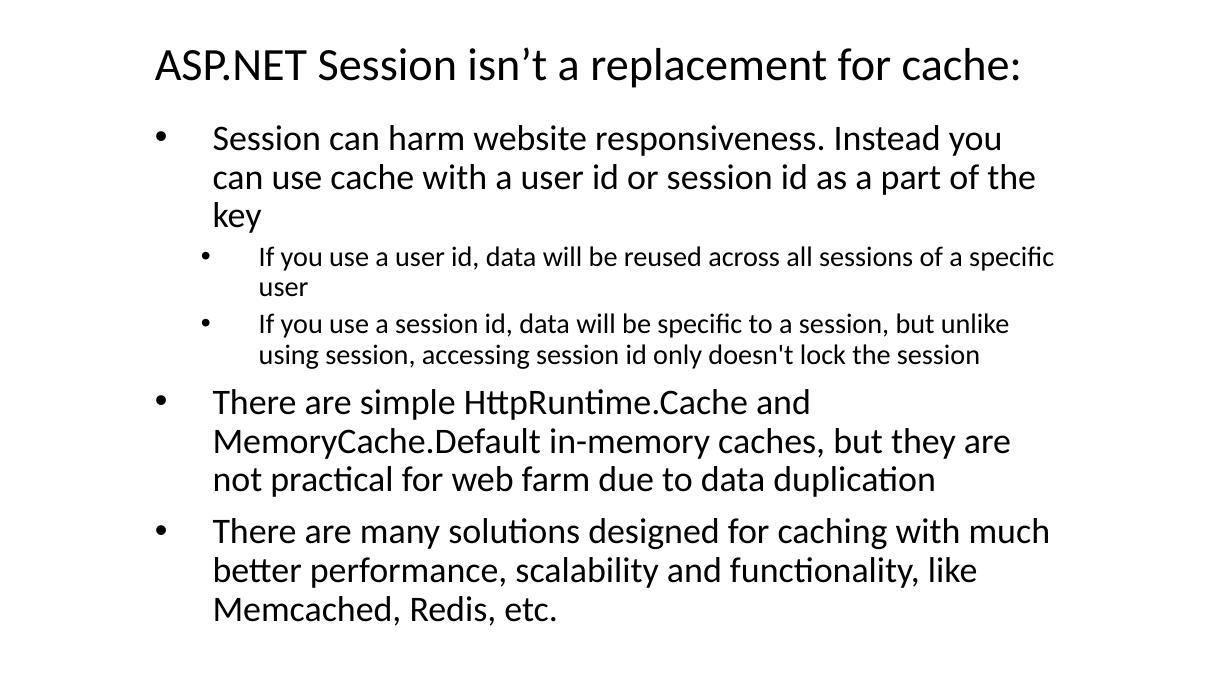
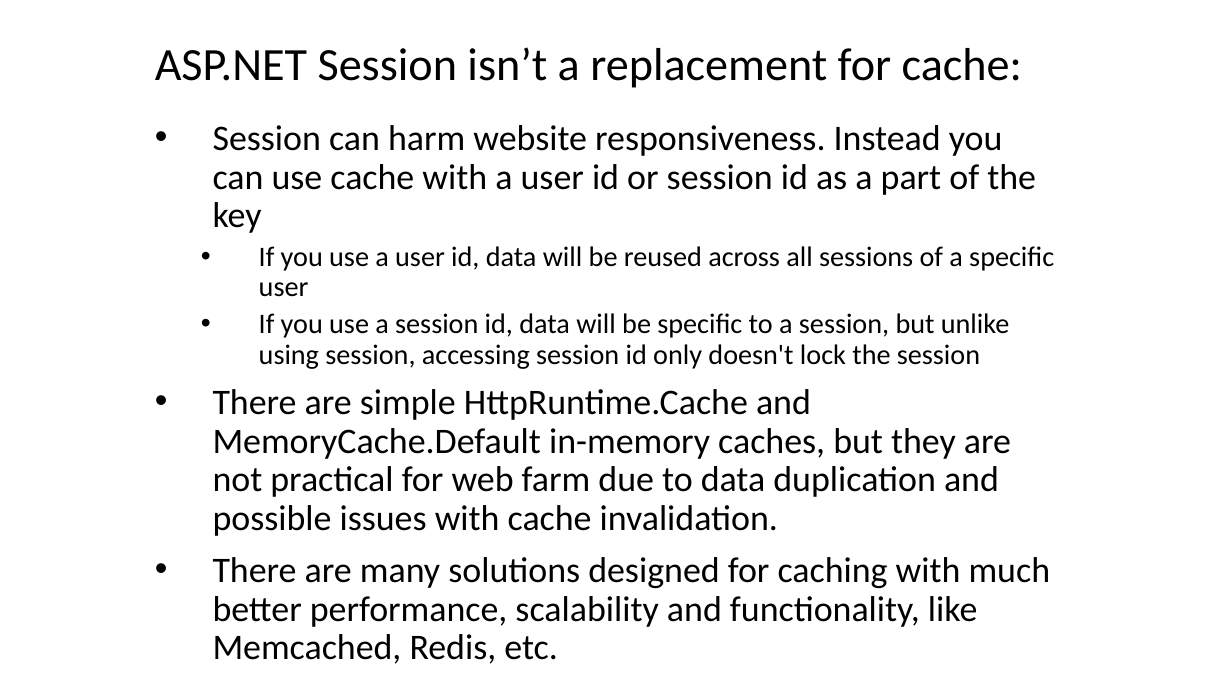
Before and after one commit to kosta-arnorsky/ASP.NET-Session-Demo, a slide deck: slide 11 of ASP.NET Session.pptx. Drawn at 1232x693 pixels with LibreOffice and Linux fonts; fonts in the diff are those of the drawing. Boxes give left, top, right and bottom in pixels: in the first picture for what was removed or moved away, otherwise in the second. Text is boxed around its words. In the diff, an @@ line names an element or a change of style, - is before the commit and + after.

Commit message:
Small update to slides text

```diff
--- a/ASP.NET Session.pptx
+++ b/ASP.NET Session.pptx
@@ subtitle at [213,389,1011,536]: text changed @@
-• There are simple HttpRuntime.Cache and MemoryCache.Default in-memory caches, but they are not practical for web farm due to data duplication
+• There are simple HttpRuntime.Cache and MemoryCache.Default in-memory caches, but they are not practical for web farm due to data duplication and possible issues with cache invalidation.
```
Also in this commit, not shown: 2 other slides changed.
